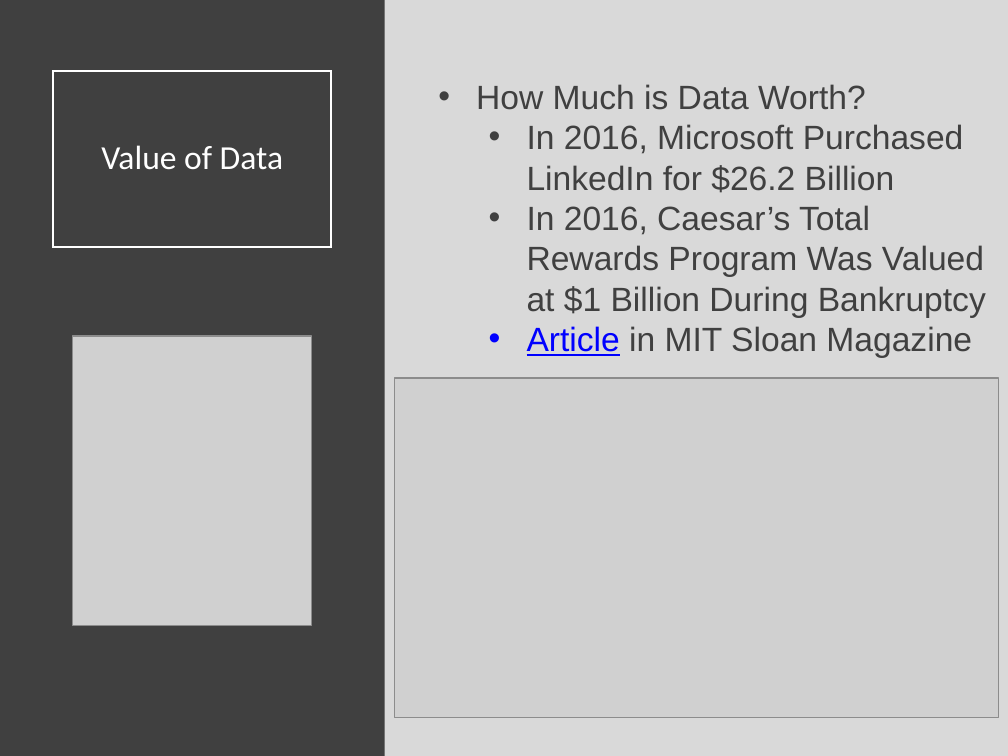
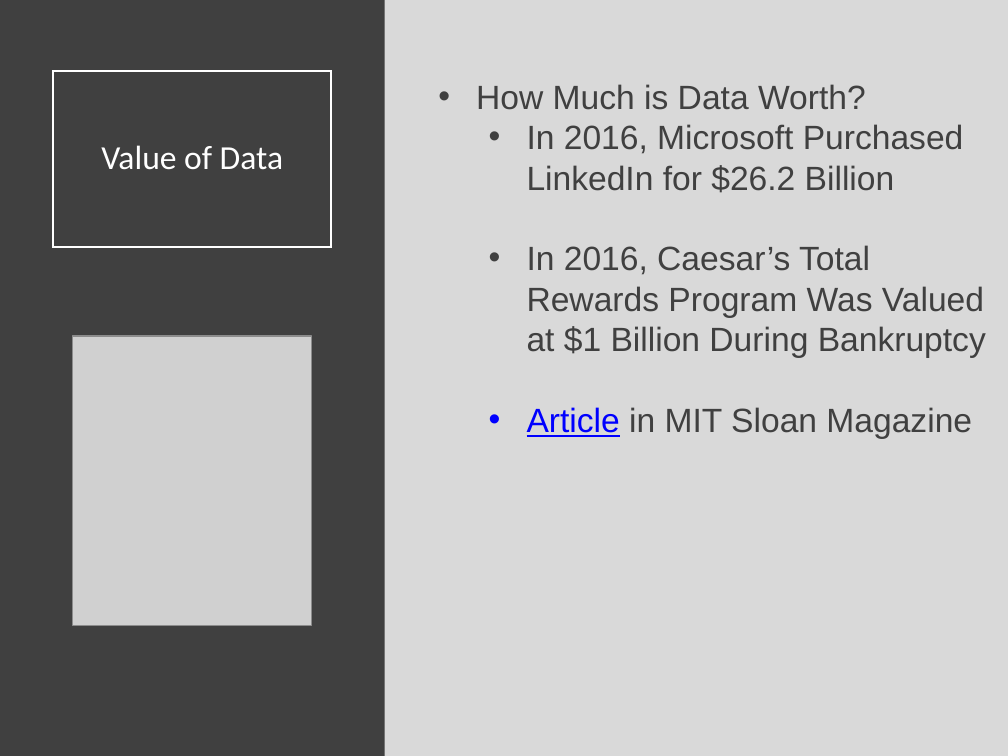
Before and after one commit to SuperMarioGiacomazzo/STOR320_WEBSITE, a slide deck: slide 12 of Lecture/Data Ethics/Data_Ethics_Lecture.pptx. Drawn at 1008x756 pixels with LibreOffice and Linux fonts; fonts in the diff are those of the drawing; grey boxes stand for pictures. Boxes give left, top, right and bottom in pixels: in the first picture for what was removed or moved away, otherwise in the second. Text is boxed around its words. In the diff, an @@ line names an element or a change of style, - is before the commit and + after.

```diff
--- a/Lecture/Data Ethics/Data_Ethics_Lecture.pptx
+++ b/Lecture/Data Ethics/Data_Ethics_Lecture.pptx
@@ text "How Much is Data Worth?" rewrapped from (476, 84, 986, 358) to (476, 84, 986, 439) @@
@@ picture removed at (395, 378, 999, 718) @@
```
Also in this commit, not shown: 1 other slide changed, 6 other files.
